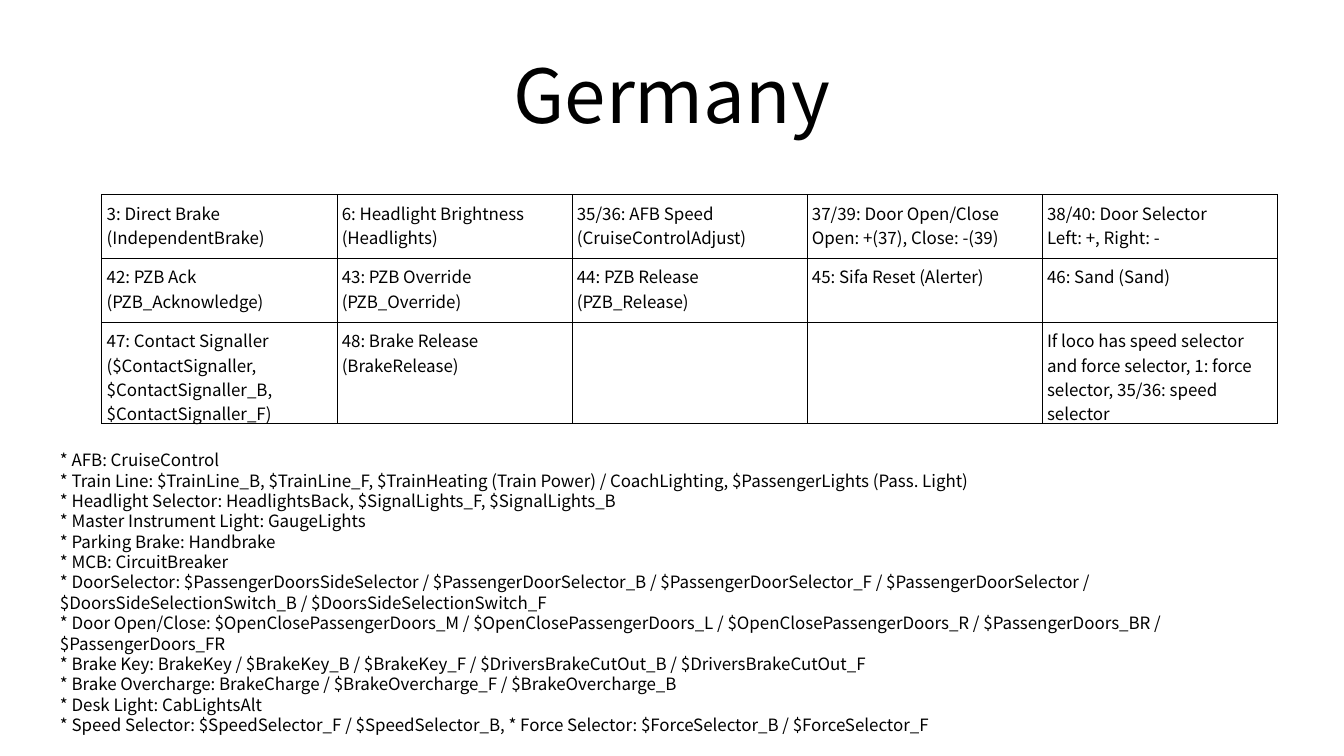
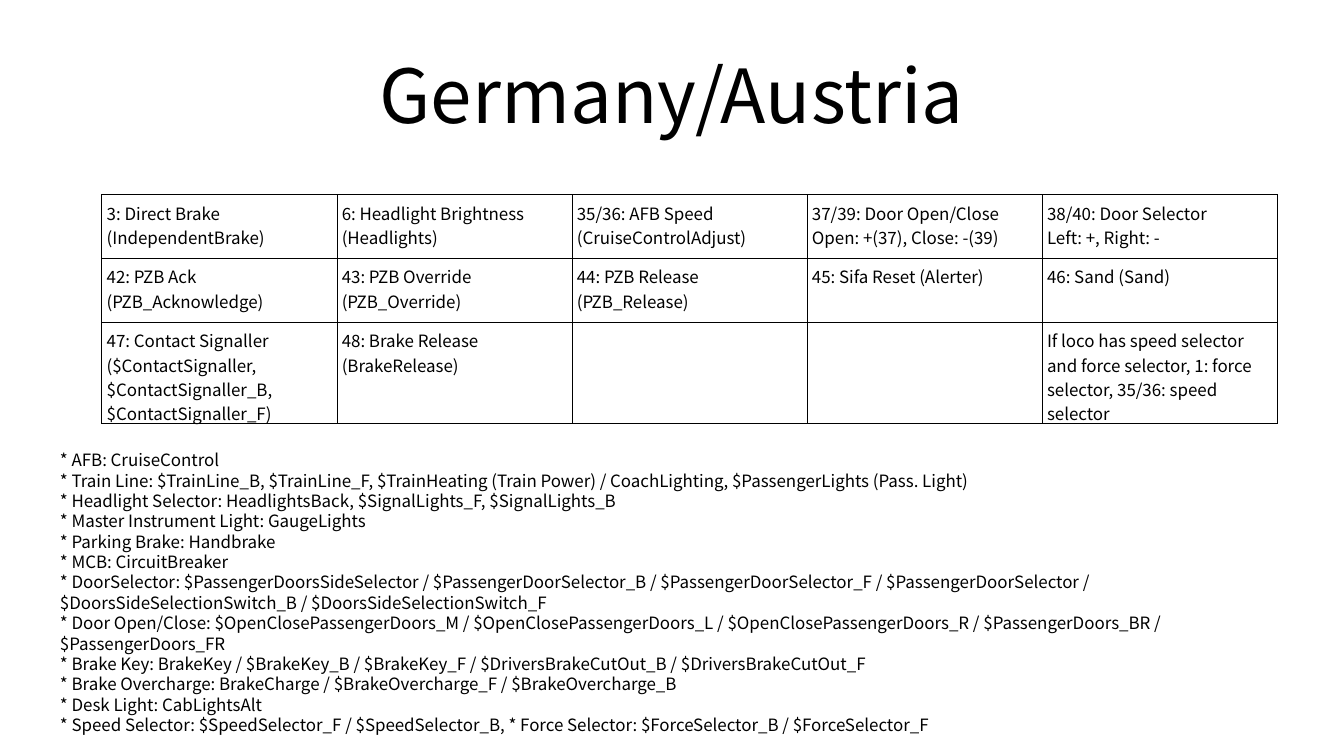
Before and after one commit to FreddyYJ/TSW-RailDriver-Remap, a slide deck: slide 2 of Index.odp. Drawn at 1344x756 pixels with LibreOffice and Linux fonts; fonts in the diff are those of the drawing. Boxes give left, top, right and bottom in pixels: in the first picture for what was removed or moved away, otherwise in the second. Text is boxed around its words. In the diff, an @@ line names an element or a change of style, - is before the commit and + after.

```diff
--- a/Index.odp
+++ b/Index.odp
@@ title at (380, 64, 964, 141): text changed @@
-Germany
+Germany/Austria
```
Also in this commit, not shown: 10 other files.
